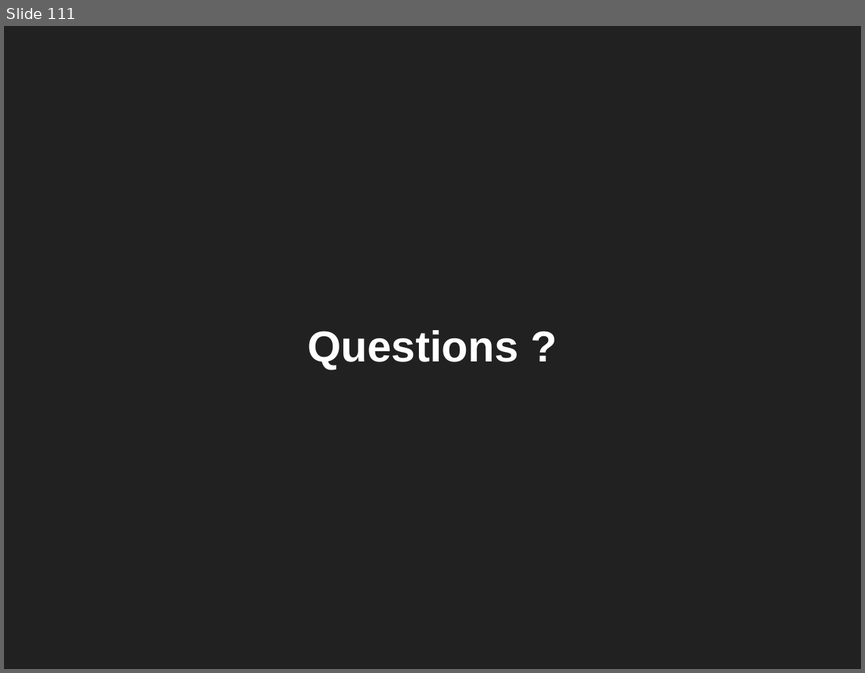
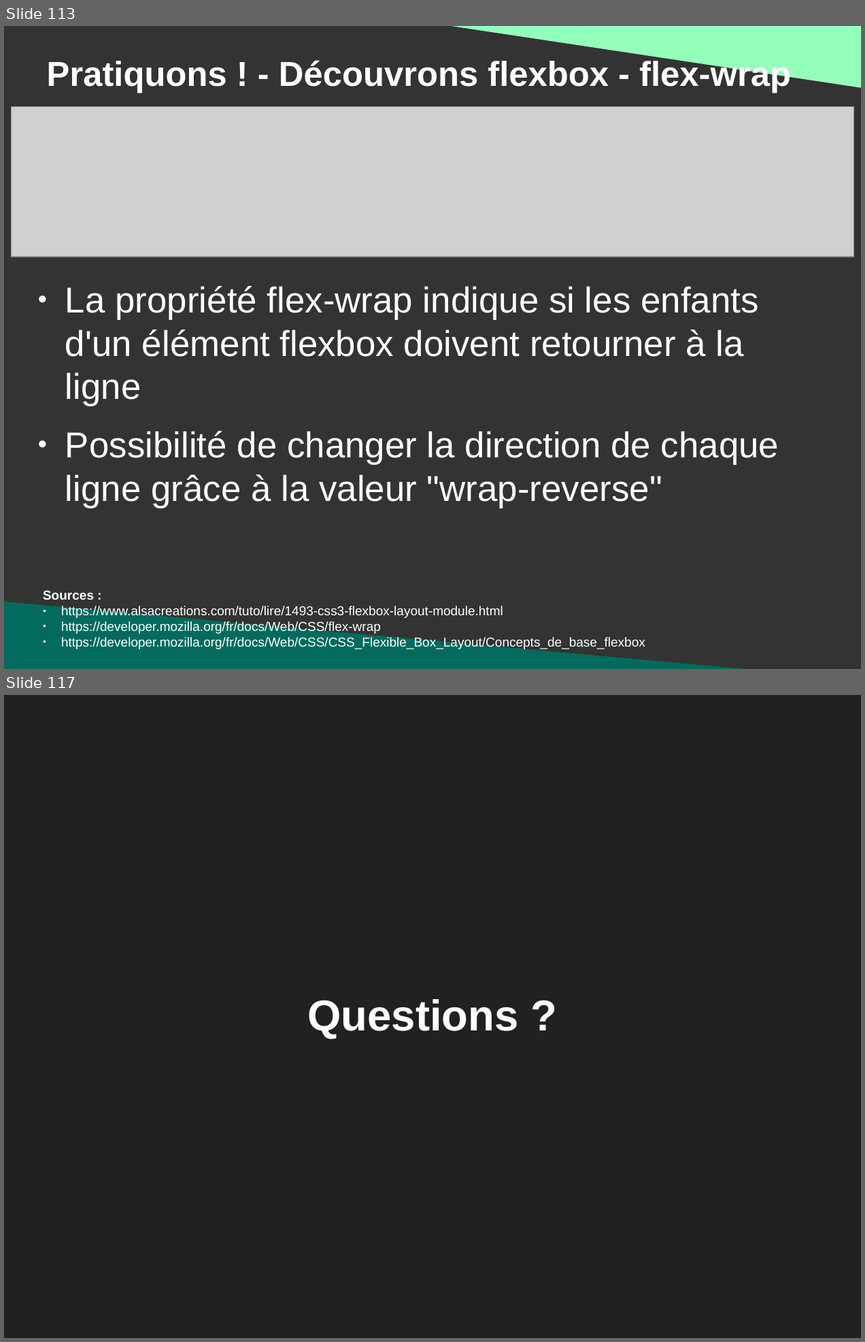
Before and after one commit to DanYellow/presentations, a slide deck: mmi/html/travaux-pratiques/numero-2/presentation.odp. Shown one above the other, each under a label of ours: slide 111 before the commit, slides 113 and 117 after it; the slides between them are not shown. The pictures are 865x673 and 865x1342 pixels, drawn with LibreOffice and Linux fonts; fonts in the diff are those of the drawing; grey boxes stand for pictures. Boxes give left, top, right and bottom in pixels: in the first picture for what was removed or moved away, otherwise in the second. Text is boxed around its words. In the diff, an @@ line names an element or a change of style, - is before the commit and + after.

```diff
--- a/mmi/html/travaux-pratiques/numero-2/presentation.odp
+++ b/mmi/html/travaux-pratiques/numero-2/presentation.odp
@@ slide 113 added at <box>4,26,861,669</box>, background #333333 @@
@@ right triangle added at <box>420,26,861,88</box>, fill #94FFBA @@
@@ title added at <box>47,58,791,93</box>, 32 pt, text #FFFFFF, bold @@
+Pratiquons ! - Découvrons flexbox - flex-wrap
@@ picture added at <box>11,107,854,257</box> @@
@@ text added at <box>65,286,779,507</box>, 33.3 pt, text #FFFFFF @@
+● La propriété flex-wrap indique si les enfants d'un élément flexbox doivent retourner à la ligne
+● Possibilité de changer la direction de chaque ligne grâce à la valeur "wrap-reverse"
@@ text added at <box>43,590,645,649</box>, 12 pt, text #FFFFFF @@
+Sources :
+● https://www.alsacreations.com/tuto/lire/1493-css3-flexbox-layout-module.html
+● https://developer.mozilla.org/fr/docs/Web/CSS/flex-wrap
+● https://developer.mozilla.org/fr/docs/Web/CSS/CSS_Flexible_Box_Layout/Concepts_de_base_flexbox
@@ right triangle added at <box>4,601,805,669</box>, fill #026B5D @@
@@ what was slide 111 is now slide 117 @@
```
Also in this commit, not shown: 2 slides changed, 5 other slides added, 4 other files.
